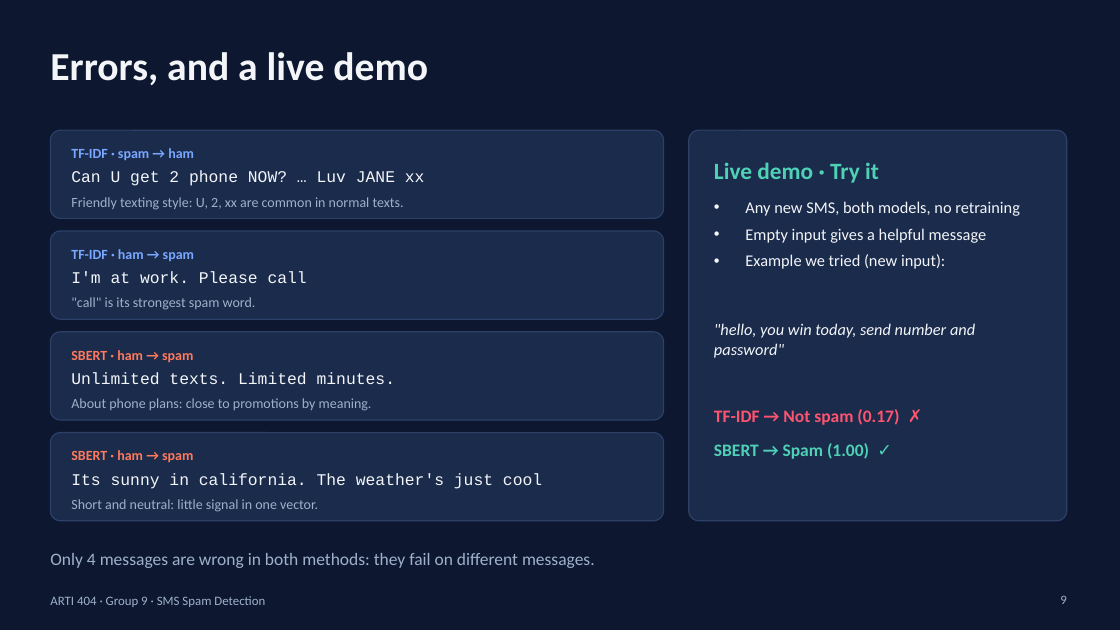
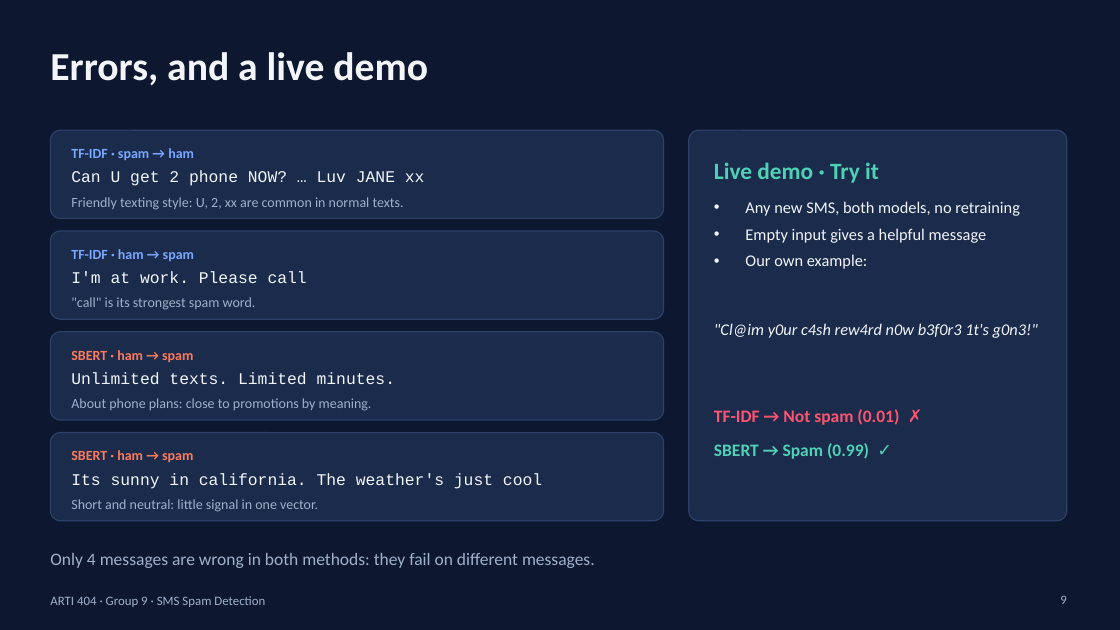
Before and after one commit to H7modi77/Project-NLP, a slide deck: slide 9 of Presentation_Group9.pptx. Drawn at 1120x630 pixels with LibreOffice and Linux fonts; fonts in the diff are those of the drawing; background and template pictures are left out. Boxes give left, top, right and bottom in pixels: in the first picture for what was removed or moved away, otherwise in the second. Text is boxed around its words. In the diff, an @@ line names an element or a change of style, - is before the commit and + after.

Commit message:
Add obfuscated examples to notebook, report and slides

```diff
--- a/Presentation_Group9.pptx
+++ b/Presentation_Group9.pptx
@@ text at (745, 254, 867, 269): text changed @@
-• Example we tried (new input):
+• Our own example:
@@ text at (714, 323, 1038, 338): text changed @@
-"hello, you win today, send number and password"
+"Cl@im y0ur c4sh rew4rd n0w b3f0r3 1t's g0n3!"
@@ text at (714, 409, 899, 425): text changed @@
-TF-IDF → Not spam (0.17) ✗
+TF-IDF → Not spam (0.01) ✗
@@ text at (714, 443, 869, 459): text changed @@
-SBERT → Spam (1.00) ✓
+SBERT → Spam (0.99) ✓
```
Also in this commit, not shown: 2 other files.
